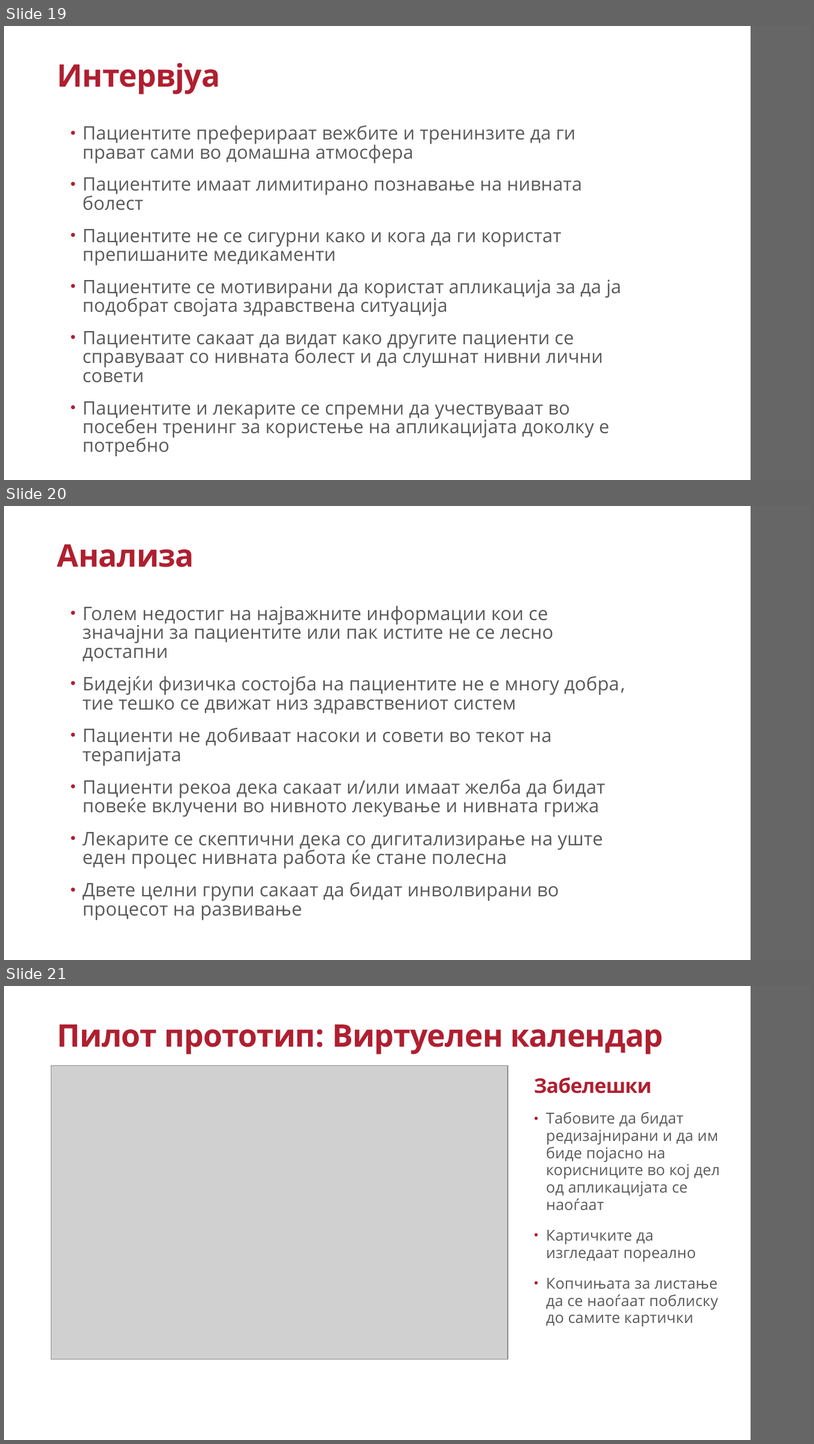
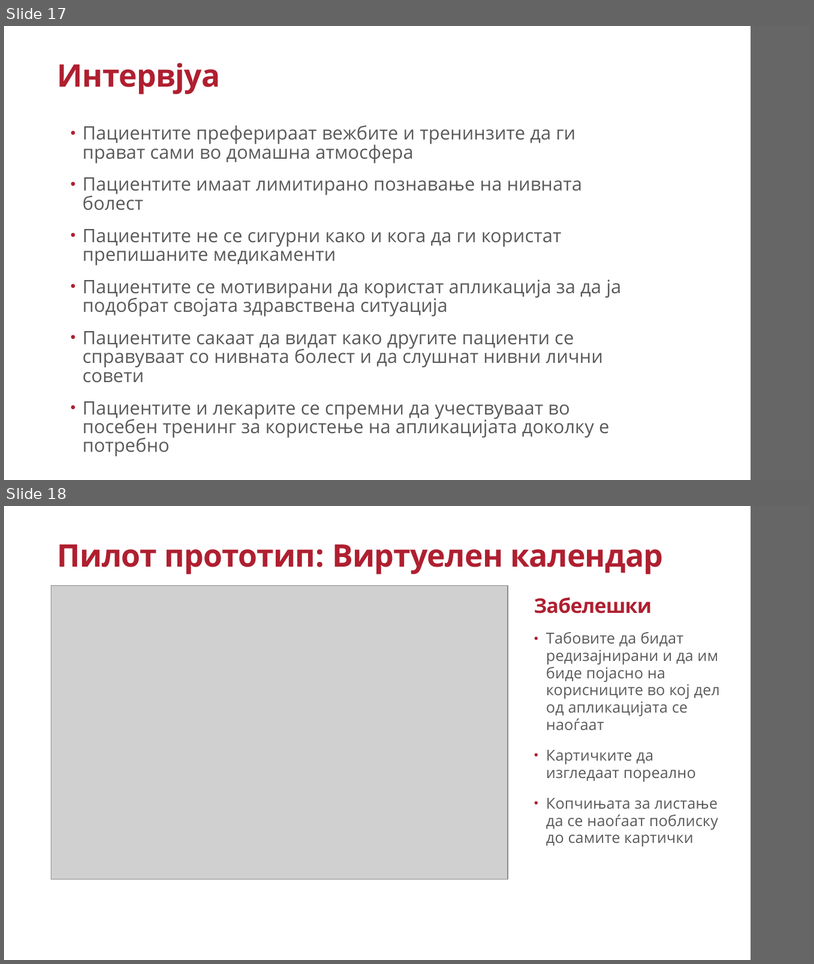
Before and after one commit to AlenDosev/Master, a slide deck: Masters.pptx. Shown one above the other, each under a label of ours: slides 19, 20 and 21 before the commit, slides 17 and 18 after it. The pictures are 814x1444 and 814x964 pixels, drawn with LibreOffice and Linux fonts; fonts in the diff are those of the drawing; grey boxes stand for pictures. Boxes give left, top, right and bottom in pixels: in the first picture for what was removed or moved away, otherwise in the second. Text is boxed around its words. In the diff, an @@ line names an element or a change of style, - is before the commit and + after.

```diff
--- a/Masters.pptx
+++ b/Masters.pptx
@@ slide 20 removed at box(4, 506, 810, 960), background #FFFFFF; not listed: 1 template element that a slide beside it also shows @@
@@ title removed at box(57, 544, 194, 567) @@
-Aнализа
@@ text removed at box(83, 606, 626, 920) @@
-• Голем недостиг на најважните информации кои се значајни за пациентите или пак истите не се лесно достапни
-• Бидејќи физичка состојба на пациентите не е многу добра, тие тешко се движат низ здравствениот систем
-• Пациенти не добиваат насоки и совети во текот на терапијата
-• Пациенти рекоа дека сакаат и/или имаат желба да бидат повеќе вклучени во нивното лекување и нивната грижа
-• Лекарите се скептични дека со дигитализирање на уште еден процес нивната работа ќе стане полесна
-• Двете целни групи сакаат да бидат инволвирани во процесот на развивање
@@ what was slide 19 is now slide 17 @@
@@ what was slide 21 is now slide 18 @@
```
Also in this commit, not shown: 5 slides changed, 3 other slides removed, 1 other file.
